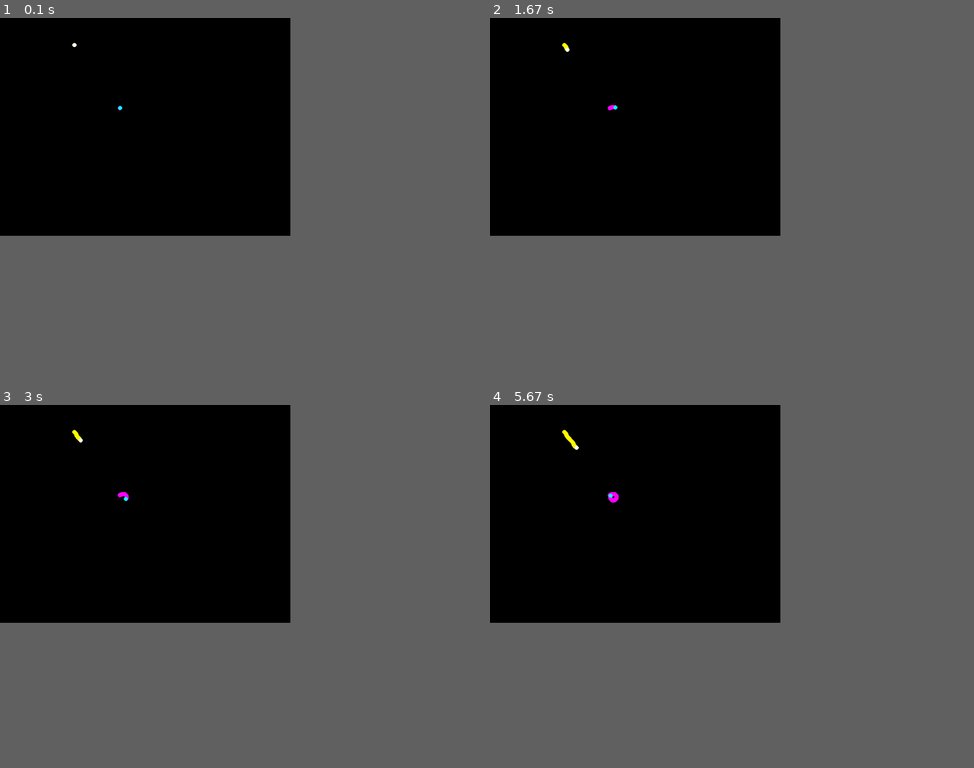
Above: before the commit, frames 1-4 (two rows, left to right).
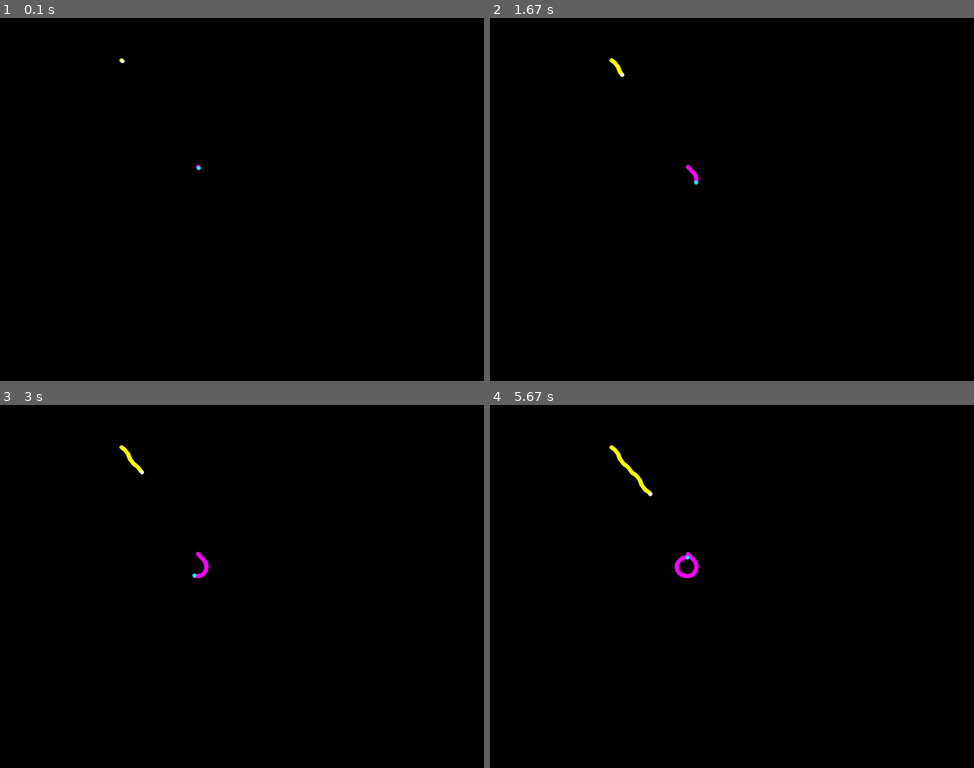
Above: after the commit, the same moments.

Repository: f-weissenbacher/achtung-die-python
Game: pygame game, started from line.py
The game is run twice, just before and just after one commit, with the same random seed, the same clock (stepped at 60 frames per second) and the same inputs.
Inputs:
- Up to frame 1 (0.1 s): no input
- Up to frame 2 (1.67 s): hold Right 0.33-0.8 s; hold Right 0.83-1.3 s; tap W at 0.9, 1.2, 1.4 s; hold Left from 1.33 s (still down)
- Up to frame 3 (3 s): tap W at 1.7, 1.97, 2.27, 2.4, 2.7 s; release Left at 1.87 s; hold Left 1.9-2.3 s; hold Right 2.33-2.97 s
- Up to frame 4 (5.67 s): hold Left 3-3.47 s; tap W at 3.07, 3.37, 3.57, 3.87, 4.07, 4.37, 4.57, 4.87, 5.13, 5.43, 5.57 s; hold Right 3.5-3.97 s; hold Right 4-4.47 s; hold Left 4.5-5.03 s; hold Left 5.07-5.47 s; hold Right from 5.5 s (still down)
The window is 540x405 before the commit and 900x675 after it. Grey fills any space a smaller window leaves; there, only what the larger window draws over its background counts as a difference.

The runs differ from the first frame. In frame 1, less than 0.1% of the frame differs, in the area x 14-42%, y 6-42%; in frame 2, 0.2%; in frame 3, 0.3%; in frame 4, 0.5%, in the area x 14-44%, y 6-48%.

Commit message:
Adds random spawn

Diff:
--- a/line.py
+++ b/line.py
@@ -3,13 +3,13 @@
 import random
 
 
-speed = 0.15
+speed = 0.45
 dtheta = 0.3
 
 radius = 5
 path_radius = 5
 
-screen_size = (3*240,3*180)
+screen_size = (5*240,5*180)
 
 p1_color = (255,255,255)
 p2_color = (0,255,255)
@@ -47,9 +47,9 @@
     p1_pos = [random.randint(10,screen_size[0]), random.randint(10,screen_size[1])]#[32,32]
     p2_pos = [random.randint(10,screen_size[0]), random.randint(10,screen_size[1])]#[64,64]
 
-    p1_theta = 2*pi*random.random()
-
-    p2_theta = 2*pi*random.random()
+
+    p1_theta = choose_angle(p1_pos)#2*pi*random.random()
+    p2_theta = choose_angle(p2_pos)#2*pi*random.random()
 
     p1_path = []
     p2_path = []
@@ -187,5 +187,18 @@
         return False
 
 
+def choose_angle(pos):
+    angle = 0
+    factor = 0.5*(-.5+random.random())
+    if pos[0] < screen_size[0]/2. and pos[1] < screen_size[1]/2.:
+        angle = 0.25*pi + factor
+    elif pos[0] < screen_size[0]/2. and pos[1] > screen_size[1]/2.:
+        angle = 0.75*pi + factor
+    elif pos[0] > screen_size[0]/2. and pos[1] > screen_size[1]/2.:
+        angle = 1.25*pi + factor
+    elif pos[0] > screen_size[0]/2. and pos[1] < screen_size[1]/2.:
+        angle = 1.75*pi + factor
+
+    return angle
 if __name__ == "__main__":
     main()
